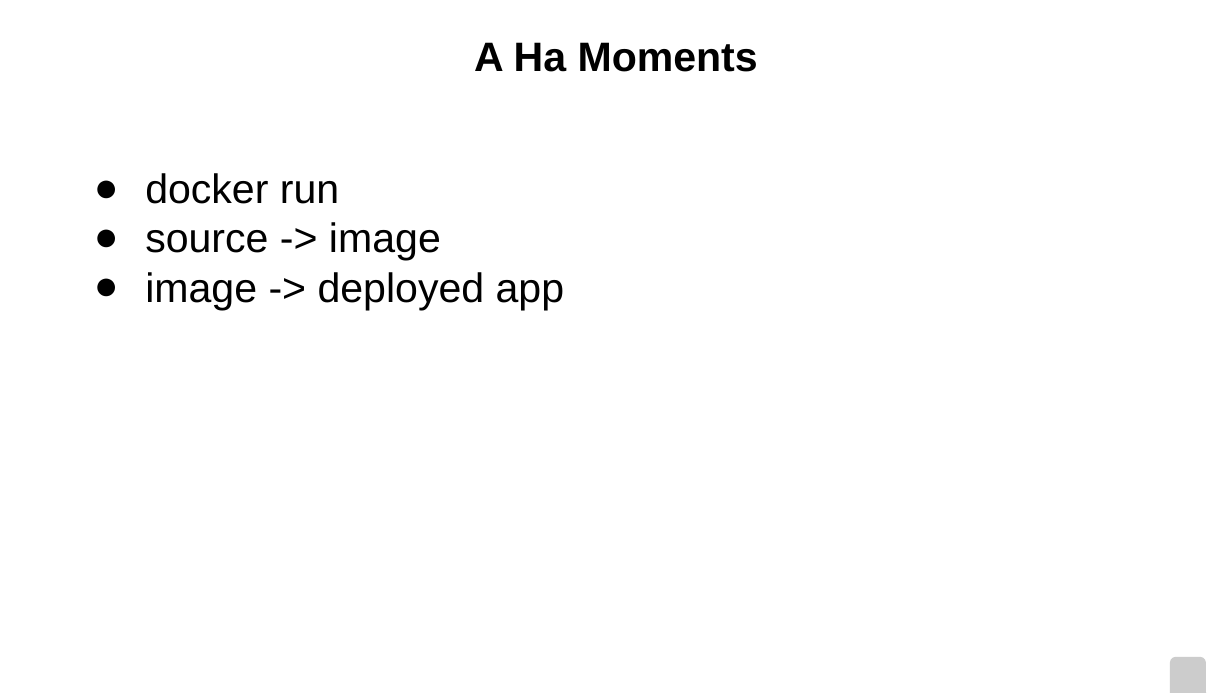
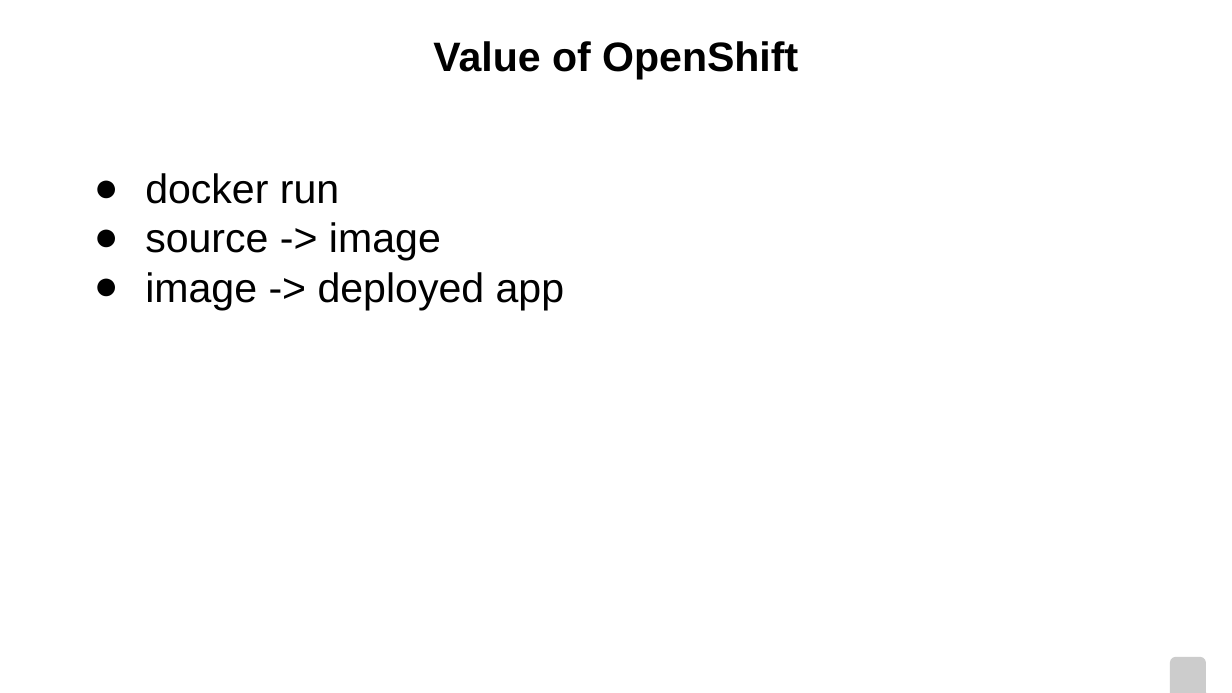
Before and after one commit to pmorie/presentations, a slide deck: slide 8 of CodeshowSE.odp (slide 5 before the commit). Drawn at 1232x693 pixels with LibreOffice and Linux fonts; fonts in the diff are those of the drawing; background and template pictures are left out. Boxes give left, top, right and bottom in pixels: in the first picture for what was removed or moved away, otherwise in the second. Text is boxed around its words. In the diff, an @@ line names an element or a change of style, - is before the commit and + after.

```diff
--- a/CodeshowSE.odp
+++ b/CodeshowSE.odp
@@ title at [433,41,798,79]: text changed @@
-A Ha Moments
+Value of OpenShift
```
Also in this commit, not shown: 2 other slides changed, 2 slides added, 9 slides removed.
